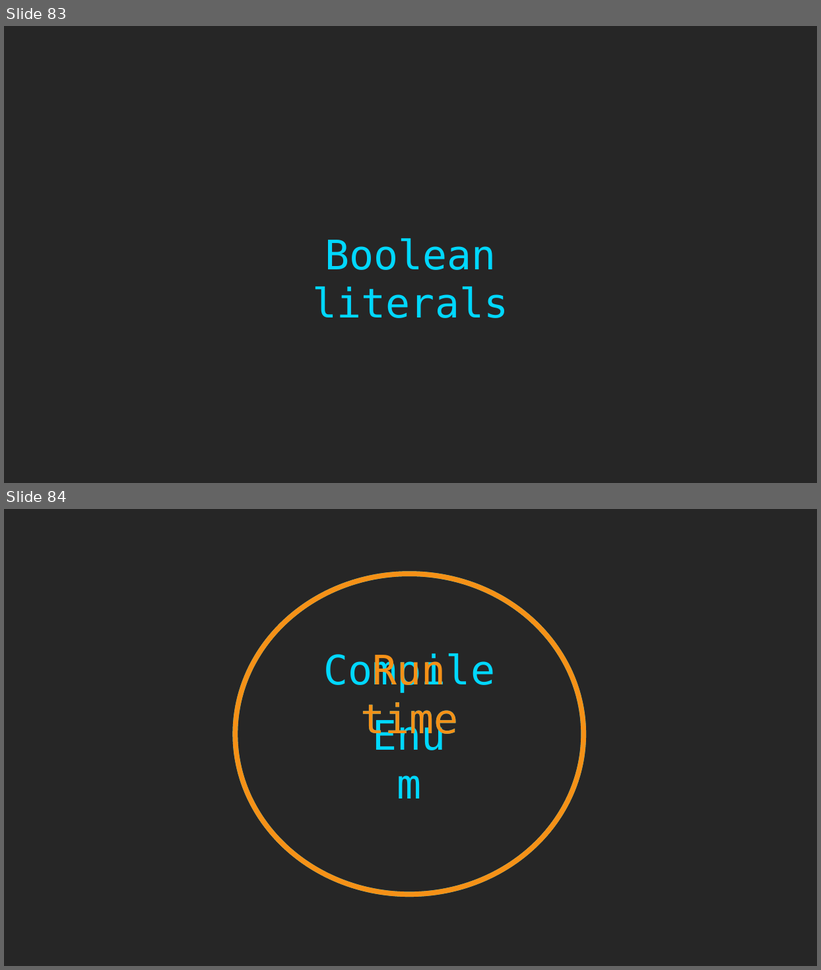
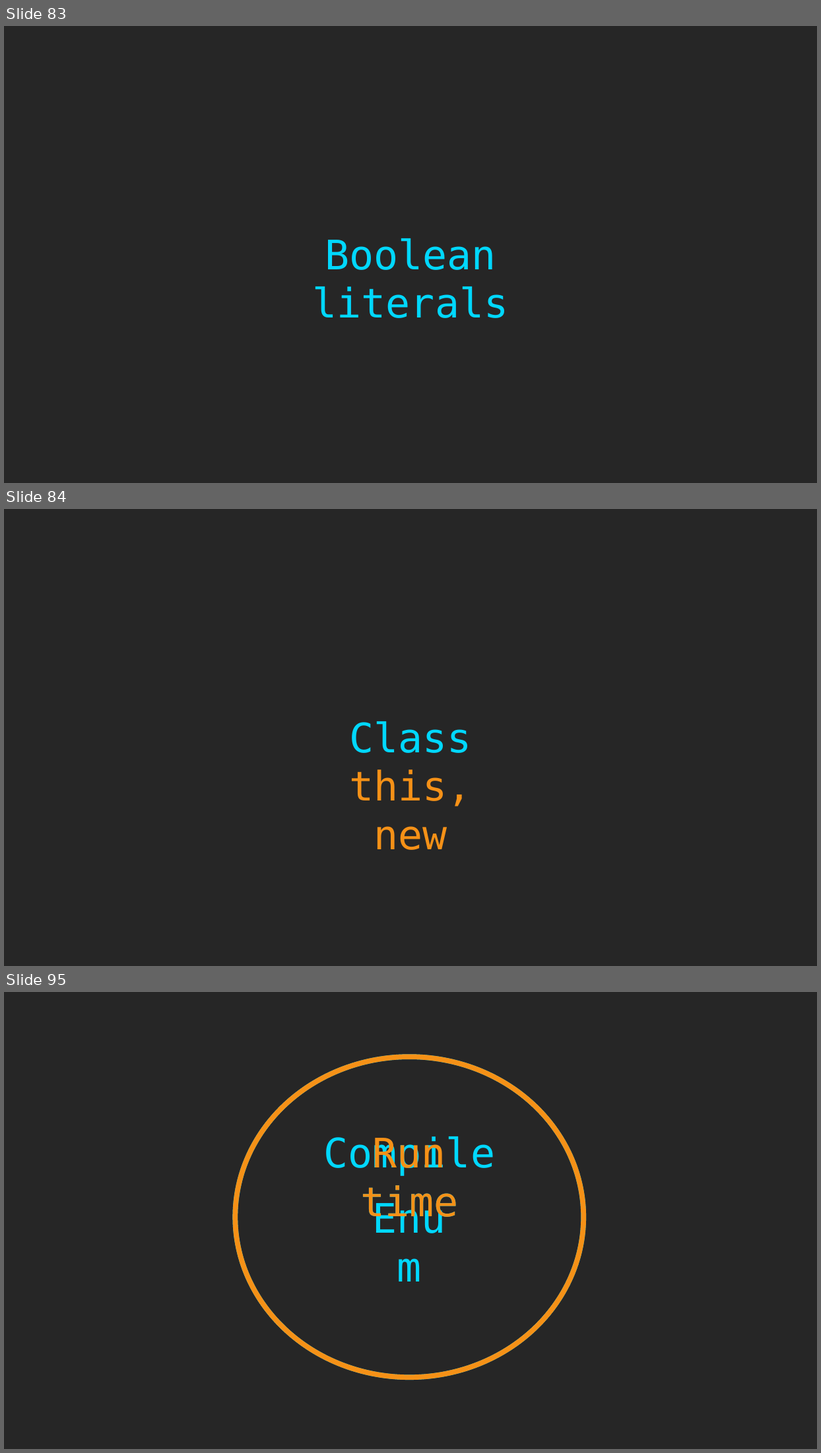
Before and after one commit to rkhaimov/ts-course, a slide deck: Course.pptx. Shown one above the other, each under a label of ours: slides 83 and 84 before the commit, slides 83, 84 and 95 after it; the slides between them are not shown. The pictures are 821x970 and 821x1453 pixels, drawn with LibreOffice and Linux fonts; fonts in the diff are those of the drawing. Boxes give left, top, right and bottom in pixels: in the first picture for what was removed or moved away, otherwise in the second. Text is boxed around its words. In the diff, an @@ line names an element or a change of style, - is before the commit and + after.

```diff
--- a/Course.pptx
+++ b/Course.pptx
@@ slide 84 added at box(4, 509, 817, 966), background #262626 @@
@@ text added at box(349, 722, 471, 850), 48 pt, text #F59117 @@
+Class
+this, new
@@ what was slide 84 is now slide 95 @@
```
Also in this commit, not shown: 10 other slides added.
